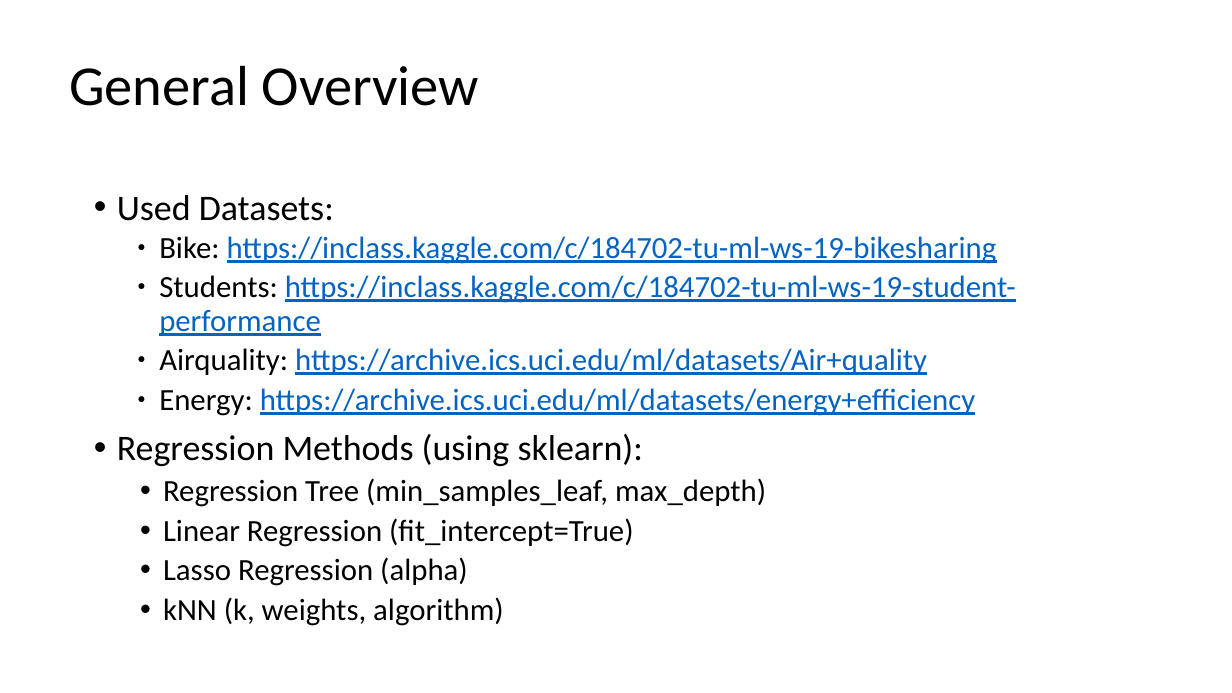
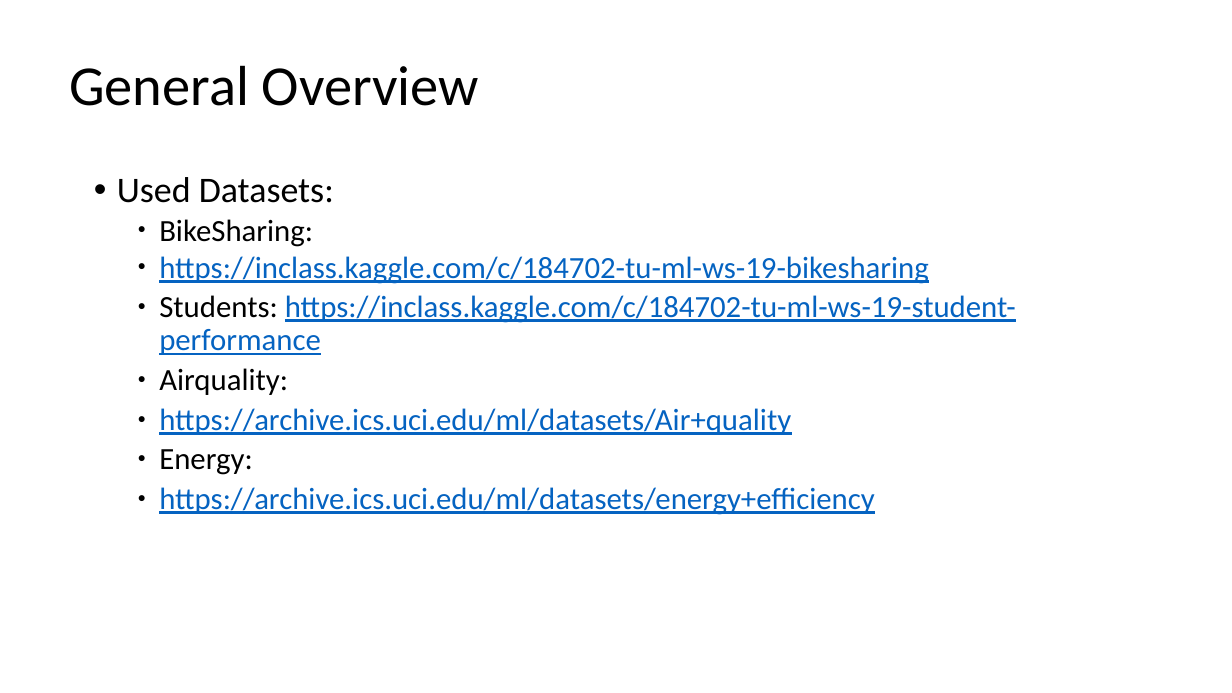
Before and after one commit to pstroppa/machine_learning, a slide deck: slide 2 of Machine_Learning_E1_o1.pptx. Drawn at 1232x693 pixels with LibreOffice and Linux fonts; fonts in the diff are those of the drawing; background and template pictures are left out. Boxes give left, top, right and bottom in pixels: in the first picture for what was removed or moved away, otherwise in the second. Text is boxed around its words. In the diff, an @@ line names an element or a change of style, - is before the commit and + after.

```diff
--- a/Machine_Learning_E1_o1.pptx
+++ b/Machine_Learning_E1_o1.pptx
@@ text "Used Datasets:": place and size @@
-text "Used Datasets:" at (117,195,1016,626)
+text "Used Datasets:" at (117,177,1016,515)
@@ text at (159,219,929,284): text changed @@
-    ● Bike: https://inclass.kaggle.com/c/184702-tu-ml-ws-19-bikesharing
+    ● BikeSharing:
+    ● https://inclass.kaggle.com/c/184702-tu-ml-ws-19-bikesharing
@@ text at (159,368,874,515): text changed; text colour #000000 to #0563C1 @@
-    ● Airquality: https://archive.ics.uci.edu/ml/datasets/Air+quality
-    ● Energy: https://archive.ics.uci.edu/ml/datasets/energy+efficiency
-• Regression Methods (using sklearn):
-  • Regression Tree (min_samples_leaf, max_depth)
-  • Linear Regression (fit_intercept=True)
-  • Lasso Regression (alpha)
-  • kNN (k, weights, algorithm)
+    ● Airquality:
+    ● https://archive.ics.uci.edu/ml/datasets/Air+quality
+    ● Energy:
+    ● https://archive.ics.uci.edu/ml/datasets/energy+efficiency
```
Also in this commit, not shown: 26 other slides changed, 6 slides added, 1 other file.
